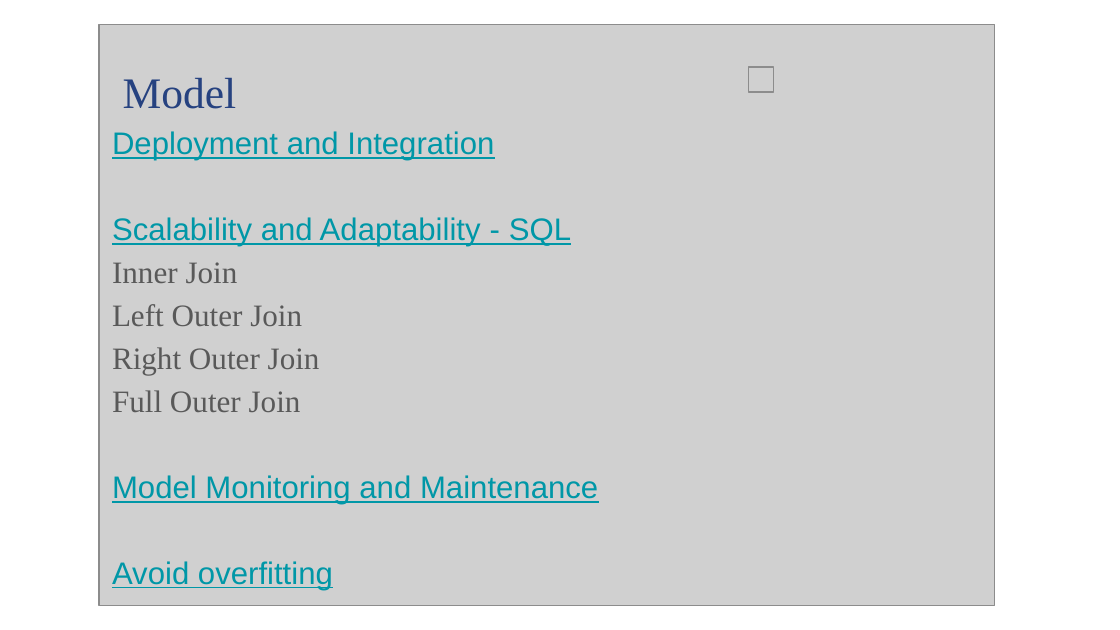
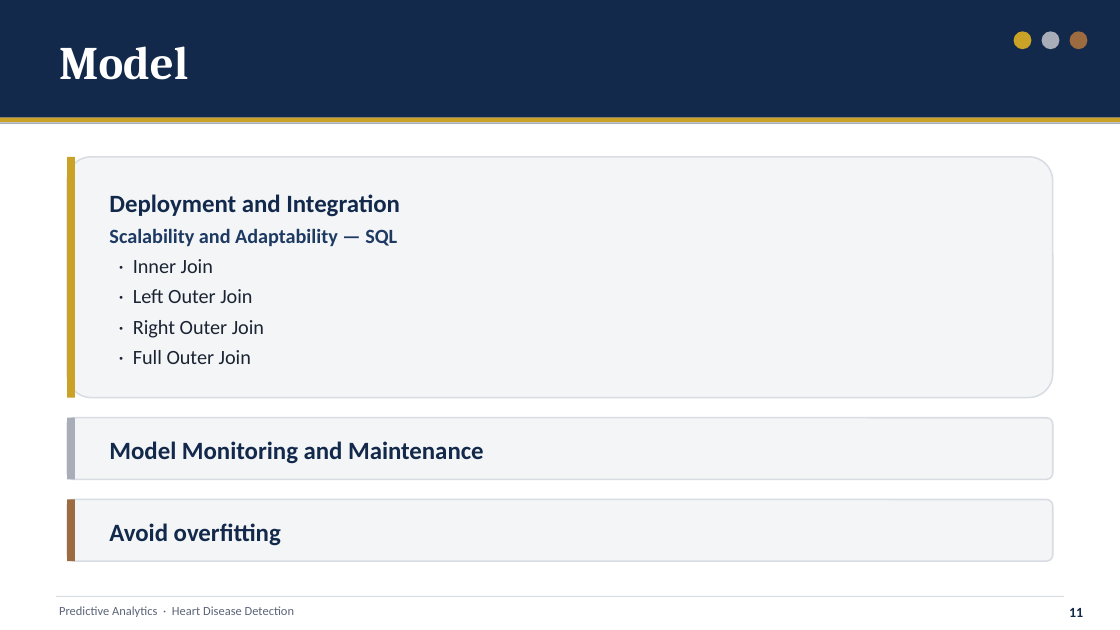
Before and after one commit to limkiankok88/Heart_disease_detection, a slide deck: slide 11 of 1. Document/1. Capstone - CTO.pptx. Drawn at 1120x630 pixels with LibreOffice and Linux fonts; fonts in the diff are those of the drawing; grey boxes stand for pictures. Boxes give left, top, right and bottom in pixels: in the first picture for what was removed or moved away, otherwise in the second. Text is boxed around its words. In the diff, an @@ line names an element or a change of style, - is before the commit and + after.

```diff
--- a/1. Document/1. Capstone - CTO.pptx
+++ b/1. Document/1. Capstone - CTO.pptx
@@ rectangle added at (0, 0, 1120, 118), fill #13294B @@
@@ text "Model": place and size @@
-text "Model" at (123, 78, 237, 109)
+text "Model" at (59, 46, 188, 80)
@@ text "Model" at (59, 46, 188, 80): size 28 to 30 pt, font Times New Roman to Cambria, text colour #264280 to #FFFFFF, bold on; more space between paragraphs; vertical alignment top to middle @@
@@ picture removed at (99, 25, 995, 606) @@
@@ ellipse added at (1014, 31, 1032, 49), fill #C9A227 @@
@@ ellipse added at (1042, 31, 1060, 49), fill #A8ADB8 @@
@@ ellipse added at (1070, 31, 1088, 49), fill #9C6B3F @@
@@ picture removed at (748, 67, 773, 92) @@
@@ rectangle added at (0, 118, 1120, 122), fill #C9A227 @@
@@ rectangle added at (0, 122, 1120, 123), fill #A8ADB8 @@
@@ rounded rectangle added at (67, 157, 1053, 398), fill #F4F5F7, outline #D8DCE3 1 pt @@
@@ rectangle added at (67, 157, 75, 398), fill #C9A227 @@
@@ text "Deployment and Integration": place and size @@
-text "Deployment and Integration" at (112, 131, 598, 504)
+text "Deployment and Integration" at (109, 194, 400, 364)
@@ text at (109, 194, 400, 217): size 20 to 16 pt, font Arial to Calibri, text colour #0097A7 to #13294B, bold on, underline off in "Deployment and Integration"; indent changed; line spacing 1.15 to 1.05; more space between paragraphs @@
@@ text at (109, 228, 397, 364): text changed; size 20 to 13 pt; font Arial to Calibri; text colour #0097A7 to #1A2433 @@
-Scalability and Adaptability - SQL
-Inner Join
-Left Outer Join
-Right Outer Join
-Full Outer Join
-Model Monitoring and Maintenance
-Avoid overfitting
+Scalability and Adaptability — SQL
+· Inner Join
+· Left Outer Join
+· Right Outer Join
+· Full Outer Join
@@ rounded rectangle added at (67, 418, 1053, 479), fill #F4F5F7, outline #D8DCE3 1 pt @@
@@ rectangle added at (67, 418, 75, 479), fill #A8ADB8 @@
@@ text added at (109, 441, 484, 464), 16 pt, text #13294B, bold @@
+Model Monitoring and Maintenance
@@ rounded rectangle added at (67, 500, 1053, 561), fill #F4F5F7, outline #D8DCE3 1 pt @@
@@ rectangle added at (67, 500, 75, 561), fill #9C6B3F @@
@@ text added at (109, 523, 281, 546), 16 pt, text #13294B, bold @@
+Avoid overfitting
@@ rectangle added at (56, 596, 1064, 597), fill #D8DCE3 @@
@@ text added at (59, 606, 294, 617), 8 pt, text #5A6478 @@
+Predictive Analytics · Heart Disease Detection
@@ text added at (1069, 608, 1083, 617), 9 pt, text #13294B, bold @@
+11
```
Also in this commit, not shown: 15 other slides changed.
